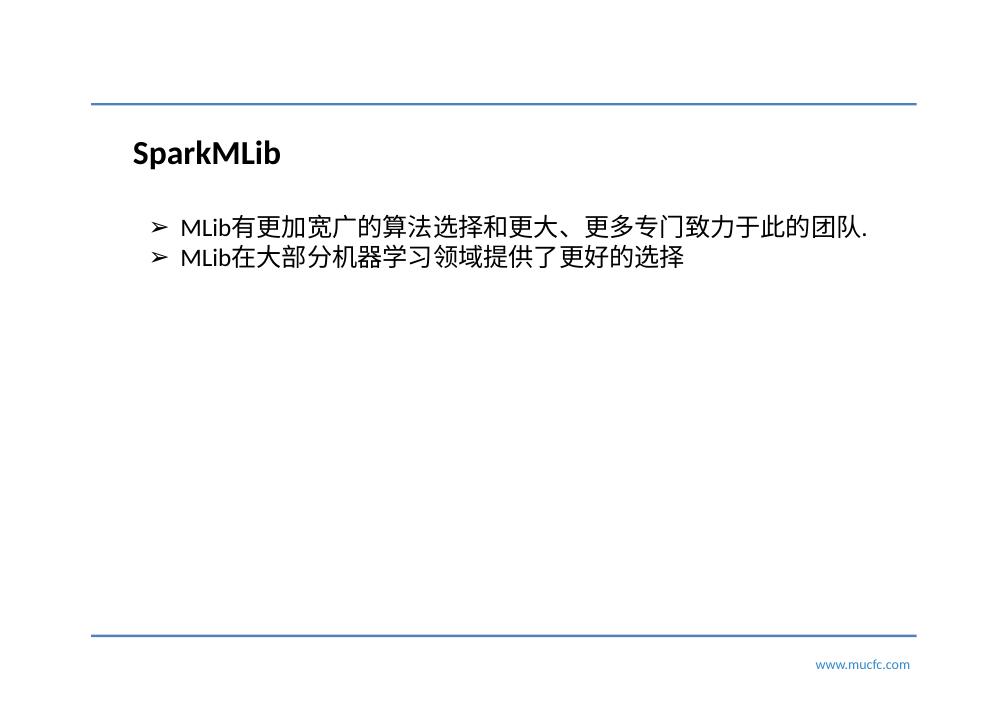
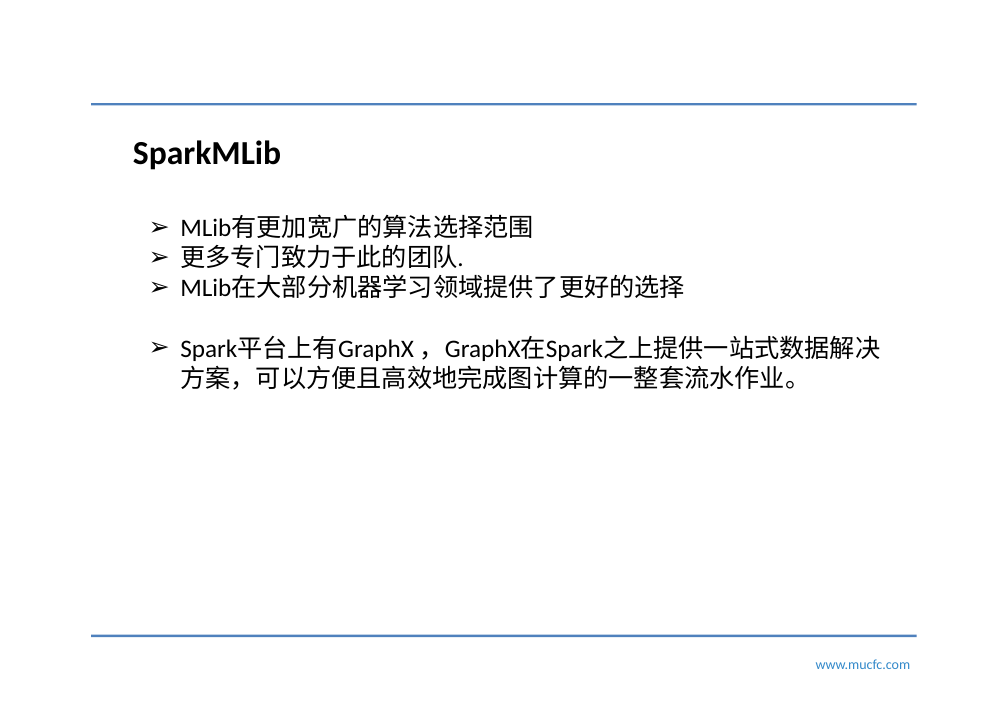
Before and after one commit to narutolzj/myMachineLearningNotes, a slide deck: slide 8 of lzj.pptx. Drawn at 1008x714 pixels with LibreOffice and Linux fonts; fonts in the diff are those of the drawing; background and template pictures are left out. Boxes give left, top, right and bottom in pixels: in the first picture for what was removed or moved away, otherwise in the second. Text is boxed around its words. In the diff, an @@ line names an element or a change of style, - is before the commit and + after.

Commit message:
update ppt

```diff
--- a/lzj.pptx
+++ b/lzj.pptx
@@ text at (180,215,534,268): text changed @@
-➢ MLib有更加宽广的算法选择和更大、更多专门致力于此的团队.
+➢ MLib有更加宽广的算法选择范围
+➢ 更多专门致力于此的团队.
@@ text at (180,336,810,390): paragraph added @@
+➢ Spark平台上有GraphX ，GraphX在Spark之上提供一站式数据解决方案，可以方便且高效地完成图计算的一整套流水作业。
```
